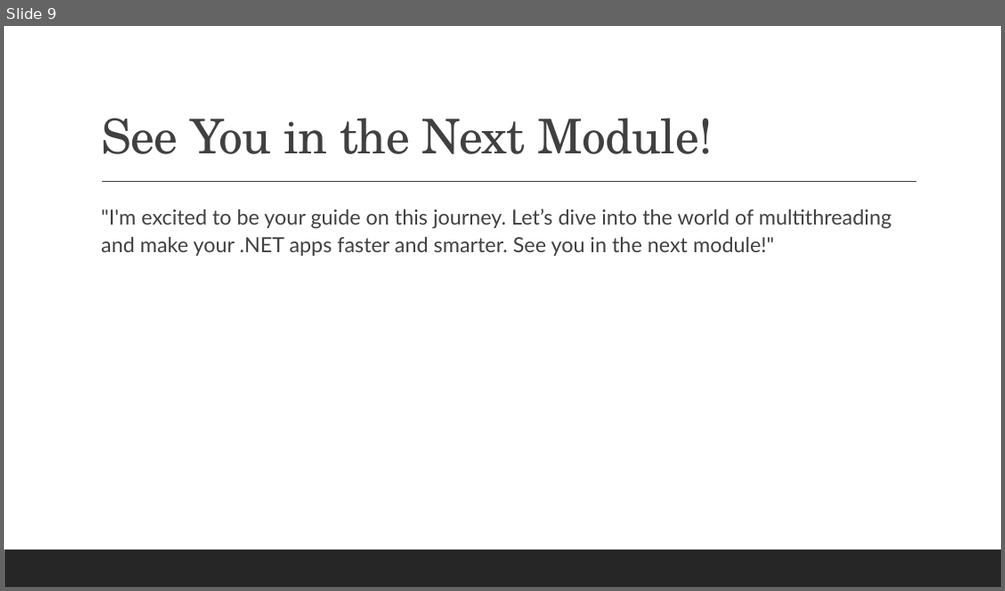
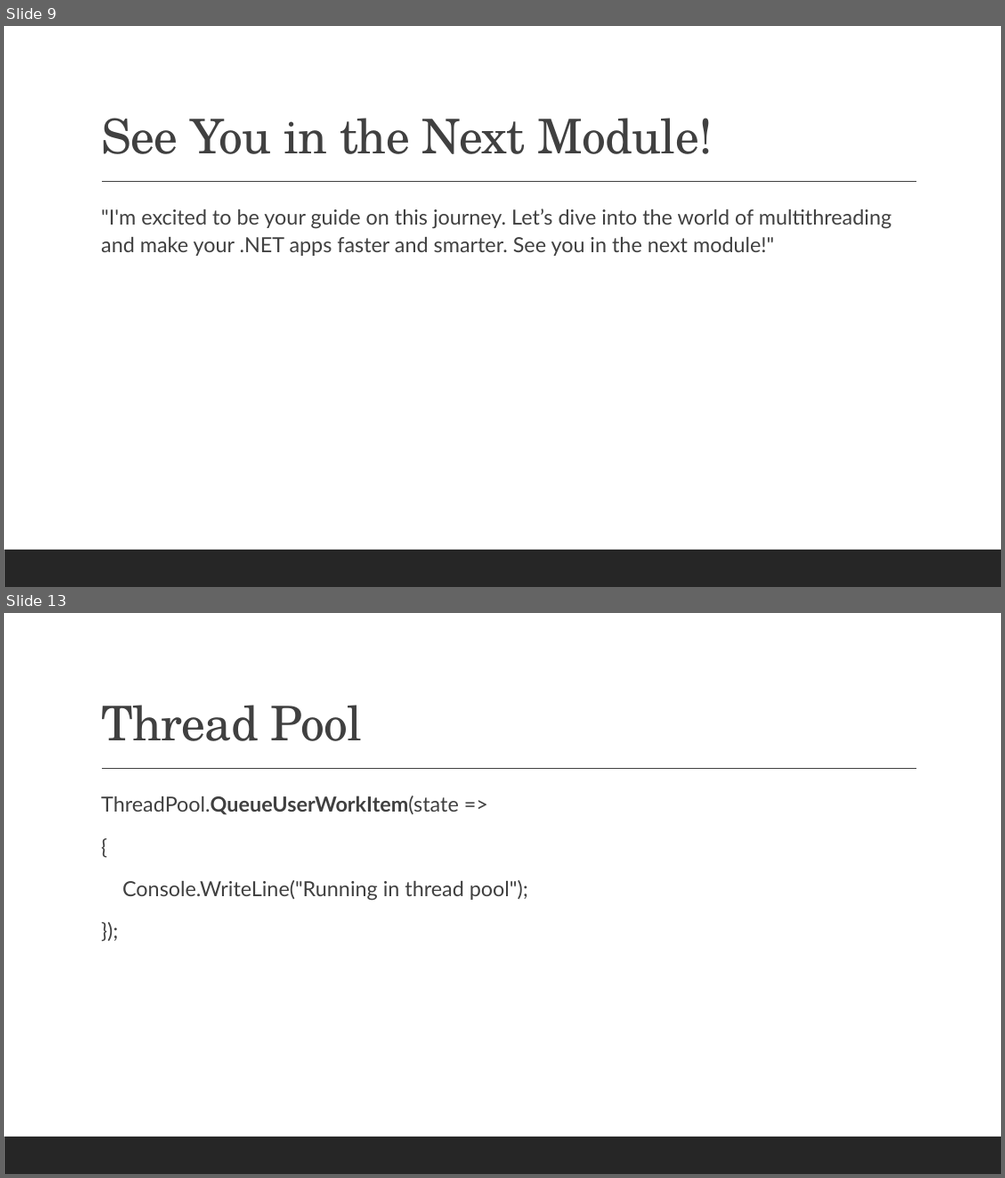
Before and after one commit to bhushanpoojary/MultiThreadingDotNet, a slide deck: PPT/Mastering Multithreading in DotNet.pptx. Shown one above the other, each under a label of ours: slide 9 before the commit, slides 9 and 13 after it; the slides between them are not shown. The pictures are 1005x591 and 1005x1178 pixels, drawn with LibreOffice and Linux fonts; fonts in the diff are those of the drawing. Boxes give left, top, right and bottom in pixels: in the first picture for what was removed or moved away, otherwise in the second. Text is boxed around its words. In the diff, an @@ line names an element or a change of style, - is before the commit and + after.

Commit message:
Added thread pool code and PPT

```diff
--- a/PPT/Mastering Multithreading in DotNet.pptx
+++ b/PPT/Mastering Multithreading in DotNet.pptx
@@ slide 13 added at <box>4,613,1001,1174</box>, background #FFFFFF; not listed: 2 template elements that a slide beside it also shows @@
@@ title added at <box>101,705,363,741</box>, 46 pt, text #404040 @@
+Thread Pool
@@ text added at <box>101,795,528,900</box>, 20 pt, text #404040 @@
+  ThreadPool.QueueUserWorkItem(state =>
+  {
+  Console.WriteLine("Running in thread pool");
+  });
```
Also in this commit, not shown: 6 other slides added, 7 other files.
